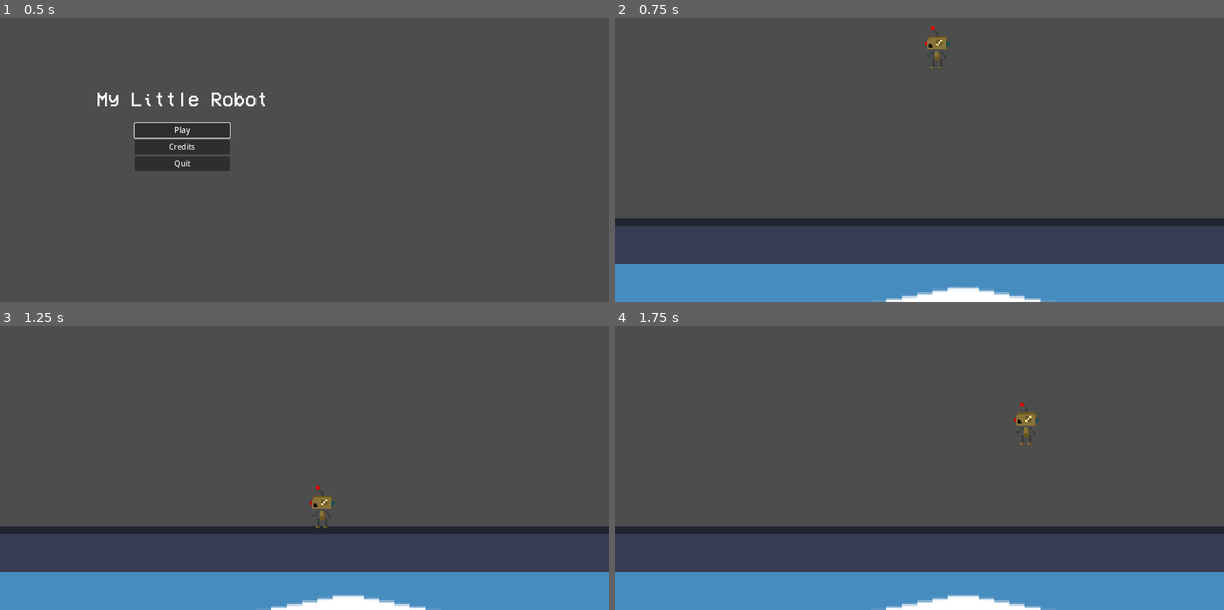
Above: before the commit, frames 1-4 (two rows, left to right).
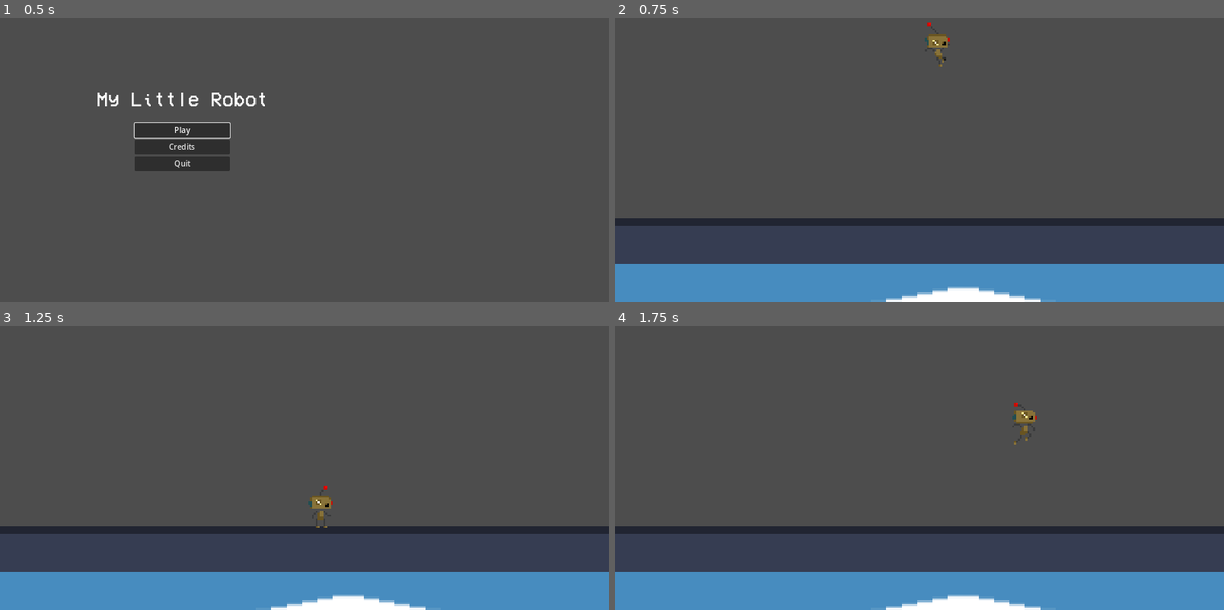
Above: after the commit, the same moments.

Repository: kdreese/gmtk-2024
Game: Godot game, scene res://src/menu/root_menu.tscn
The game is run twice, just before and just after one commit, with the same random seed, the same clock (stepped at 60 frames per second) and the same inputs. The engine's default icon, where the game draws it, is replaced by a stand-in: a white triangle on a blue panel in a dark square.
Inputs (mouse positions are in pixels of both pictures, inside the frame that each line leads up to):
- Up to frame 1 (0.5 s): no input
- Up to frame 2 (0.75 s): click "Play" at 0.5 s
- Up to frame 3 (1.25 s): no input
- Up to frame 4 (1.75 s): move the mouse to (1053, 422) at 1.27 s; hold D (move_right) from 1.28 s (still down); tap Shift (dash) at 1.35 s; click (1053, 422) at 1.42 s; tap Up (jump) at 1.52, 1.55 s

Frame 1 is identical in both runs. In frame 2, 0.2% of the frame differs, in the area x 50-55%, y 1-18%; in frame 3, 0.1%; in frame 4, 0.2%, in the area x 65-70%, y 27-42%.

Commit message:
Added animation triggers for all player anims

Diff:
--- a/project.godot
+++ b/project.godot
@@ -49,6 +49,7 @@
 dash={
 "deadzone": 0.5,
 "events": [Object(InputEventKey,"resource_local_to_scene":false,"resource_name":"","device":0,"window_id":0,"alt_presse …(194 unchanged characters)…
+, Object(InputEventJoypadButton,"resource_local_to_scene":false,"resource_name":"","device":-1,"button_index":2,"pressure":0.0,"pressed":false,"script":null)
 ]
 }
 
--- a/src/player.gd
+++ b/src/player.gd
@@ -17,6 +17,7 @@
 @export var LANDING_JUMP_BUFFER_TIME = 0.05
 
 
+@onready var animated_sprite_2d: AnimatedSprite2D = $AnimatedSprite2D
 var facing_dir := 1
 
 # Jump variables
@@ -31,6 +32,12 @@
 @export var unlocked_dash := false
 var is_dashing := false
 var dash_time := 0.0
+
+
+func _ready() -> void:
+	animated_sprite_2d.play("idle")
+	if facing_dir == 1:
+		animated_sprite_2d.flip_h = true
 
 
 func _physics_process(delta: float) -> void:
@@ -49,7 +56,11 @@
 		turn_speed = MAX_AIR_TURN_SPEED
 		if stored_jump_attempt:
 			time_since_stored_jump_attempted += delta
+		if sign(velocity.y) == 1:
+			animated_sprite_2d.play("jump_descending")
 	else:
+		if animated_sprite_2d.animation == "jump_descending":
+			animated_sprite_2d.stop()
 		time_since_was_on_floor = 0.0
 		has_used_grounded_jump = false
 		has_used_aerial_jump = false
@@ -78,11 +89,13 @@
 	if Input.is_action_just_pressed("dash") and unlocked_dash:
 		is_dashing = true
 		velocity = Vector2.ZERO
+		animated_sprite_2d.play("dash")
 
 	# Get the input direction and handle the movement/deceleration.
 	var direction := Input.get_axis("move_left", "move_right")
 	if sign(direction) != 0:
 		facing_dir = sign(direction)
+	animated_sprite_2d.flip_h = facing_dir == 1
 	if is_dashing:
 		dash_time += delta
 		if dash_time < MAX_DASH_TIME:
@@ -92,6 +105,7 @@
 		else:
 			is_dashing = false
 			dash_time = 0
+			animated_sprite_2d.play("dash_end")
 	else:
 		if direction != 0:
 			if signf(direction) != signf(velocity.x):
@@ -99,14 +113,19 @@
 			else:
 				max_speed_change = acceleration * delta
 		else:
-				max_speed_change = deceleration * delta
+			max_speed_change = deceleration * delta
 		velocity.x = move_toward(velocity.x, direction * SPEED, max_speed_change)
+		if velocity == Vector2.ZERO:
+			animated_sprite_2d.play("idle")
+		elif not animated_sprite_2d.is_playing() or animated_sprite_2d.animation == "idle":
+			animated_sprite_2d.play("walk")
 
 	move_and_slide()
 
 
 func jump() -> void:
 	velocity.y = JUMP_VELOCITY
+	animated_sprite_2d.play("jump_ascending")
 
 
 func was_on_floor() -> bool:
--- a/src/player.tscn
+++ b/src/player.tscn
@@ -1,8 +1,7 @@
-[gd_scene load_steps=5 format=3 uid="uid://5t5rtqxp61dy"]
+[gd_scene load_steps=4 format=3 uid="uid://5t5rtqxp61dy"]
 
 [ext_resource type="Script" path="res://src/player.gd" id="1_21smu"]
 [ext_resource type="SpriteFrames" uid="uid://ce8sxgysi15q5" path="res://assets/characters/player/player_sprite_frames.tres" id="2_63n2m"]
-[ext_resource type="Texture2D" uid="uid://bvra8g65t6q22" path="res://assets/characters/player/robot_idle_01.png" id="3_n3a83"]
 
 [sub_resource type="CapsuleShape2D" id="CapsuleShape2D_6takb"]
 radius = 8.0
@@ -13,11 +12,7 @@
 
 [node name="AnimatedSprite2D" type="AnimatedSprite2D" parent="."]
 sprite_frames = ExtResource("2_63n2m")
-animation = &"idle"
-
-[node name="Sprite2D" type="Sprite2D" parent="."]
-position = Vector2(-4, 0)
-texture = ExtResource("3_n3a83")
+animation = &"jump_ascending"
 
 [node name="CollisionShape2D" type="CollisionShape2D" parent="."]
 shape = SubResource("CapsuleShape2D_6takb")
